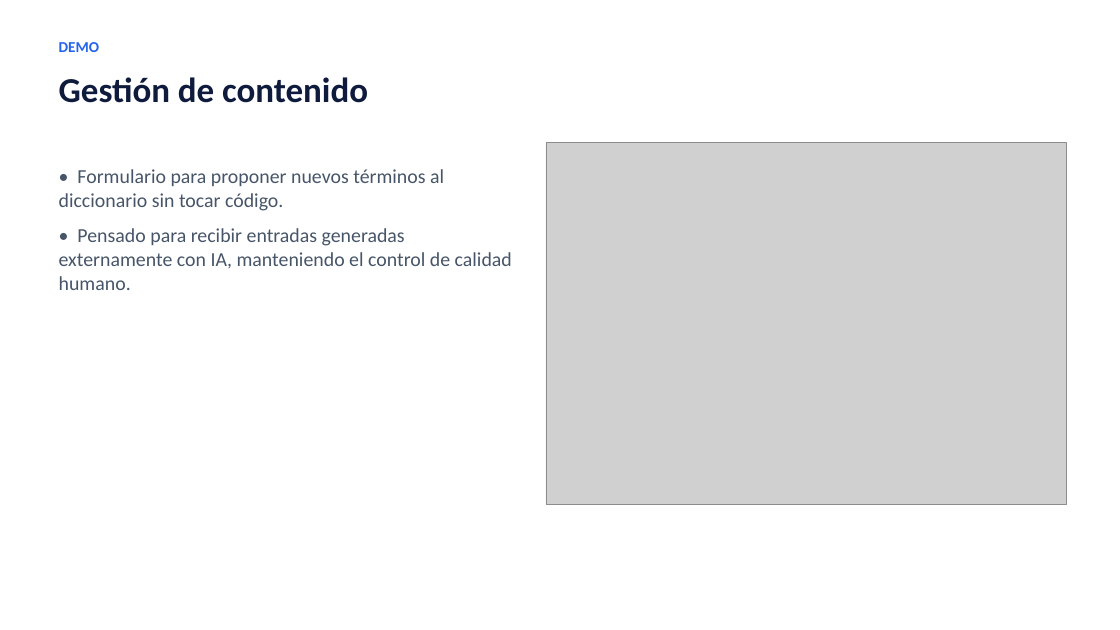
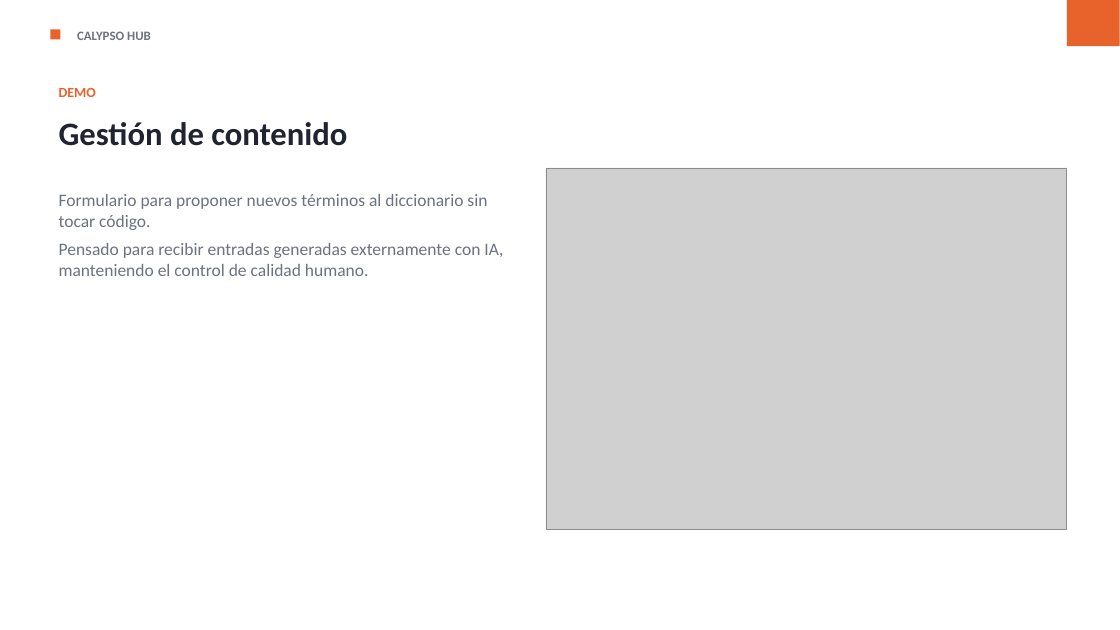
Before and after one commit to gabrielalonso-pr/calypso-knowledge-hub, a slide deck: slide 8 of presentation/calypso-knowledge-hub.pptx. Drawn at 1120x630 pixels with LibreOffice and Linux fonts; fonts in the diff are those of the drawing; grey boxes stand for pictures. Boxes give left, top, right and bottom in pixels: in the first picture for what was removed or moved away, otherwise in the second. Text is boxed around its words. In the diff, an @@ line names an element or a change of style, - is before the commit and + after.

```diff
--- a/presentation/calypso-knowledge-hub.pptx
+++ b/presentation/calypso-knowledge-hub.pptx
@@ rectangle added at [50, 29, 60, 39], fill #E8622C @@
@@ rectangle added at [1067, 0, 1120, 46], fill #E8622C @@
@@ text added at [77, 31, 151, 40], 11 pt, text #6B7280, bold @@
+CALYPSO HUB
@@ text "DEMO": place and size @@
-text "DEMO" at [59, 42, 99, 52]
+text "DEMO" at [59, 88, 96, 97]
@@ text "DEMO" at [59, 88, 96, 97]: size 13 to 12 pt, text colour #2563EB to #E8622C @@
@@ text "Gestión de contenido": place and size @@
-text "Gestión de contenido" at [59, 77, 368, 103]
+text "Gestión de contenido" at [59, 122, 347, 146]
@@ text "Gestión de contenido" at [59, 122, 347, 146]: size 30 to 28 pt, text colour #0F1B3D to #1F2430 @@
@@ picture: place and size @@
-picture at [546, 143, 1067, 505]
+picture at [546, 168, 1067, 530]
@@ text at [59, 194, 503, 276]: text changed; size 17 to 15 pt; text colour #475569 to #6B7280 @@
-• Formulario para proponer nuevos términos al diccionario sin tocar código.
-• Pensado para recibir entradas generadas externamente con IA, manteniendo el control de calidad humano.
+Formulario para proponer nuevos términos al diccionario sin tocar código.
+Pensado para recibir entradas generadas externamente con IA, manteniendo el control de calidad humano.
```
Also in this commit, not shown: 11 other slides changed, 1 other file.
